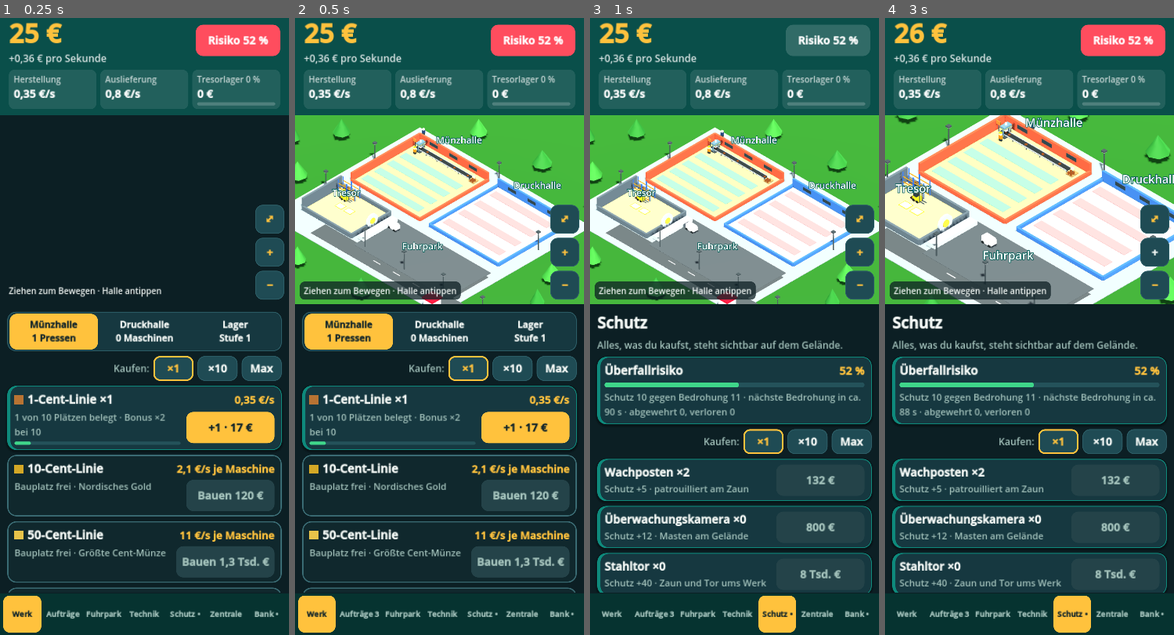
Above: before the commit, frames 1-4 (left to right).
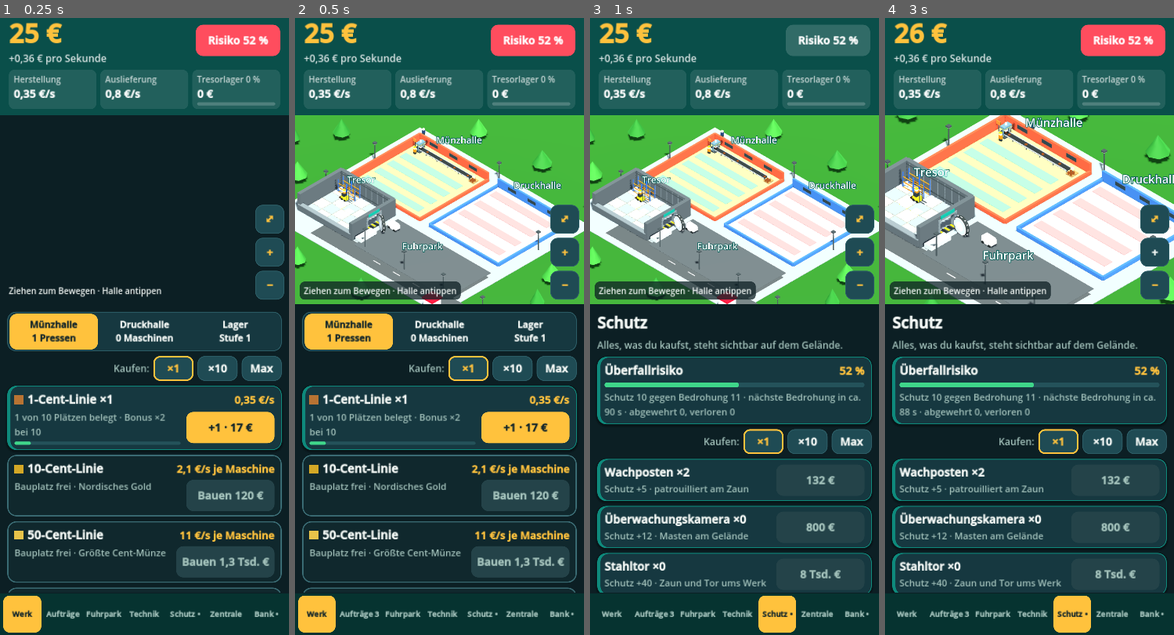
Above: after the commit, the same moments.

Repository: robertpahl1987-creator/bundesbank-idle
Game: Godot game, scene res://main.tscn
Two runs of this game, one before a commit and one after it. Both use one fixed random seed, a clock stepped at 60 frames per second and the inputs below.
Inputs:
- Up to frame 1 (0.25 s): no input
- Up to frame 2 (0.5 s): no input
- Up to frame 3 (1 s): click "Risiko 52 %" at 0.5 s
- Up to frame 4 (3 s): click "⤢" at 1.25 s; click "⤢" at 2 s; click "+" at 2.75 s

Frame 1 is identical in both runs. In frame 2, 2.1% of the frame differs, in the area x 0-36%, y 24-37%; in frame 3, 2.1%; in frame 4, 2.7%, in the area x 0-32%, y 22-38%.

Commit message:
Realistischer Tresor: Stahlbetonwände, runde Tresortür mit Riegeln und Handrad
Co-Authored-By: Claude Opus 5.5 <noreply@anthropic.com>
Claude-Session: https://claude.ai/code/session_017FzJGnvAkc8ZWZi8Mp49PX

Diff:
--- a/godot/world.gd
+++ b/godot/world.gd
@@ -225,13 +225,9 @@
 	B(14, 0.5, 0.3, "#3d6fb0", 8, 0.35, 1)
 	# Tresor
 	B(10, 0.14, 8, "#c9b27a", -10, 0.12, 7)
-	var door := C(1.1, 1.1, 0.3, "#a8b1b4", -4.8, 1.3, 7)
-	door.rotation.z = PI / 2
-	var dc := C(0.5, 0.5, 0.35, "#ffc23d", -4.75, 1.3, 7)
-	dc.rotation.z = PI / 2
 	# Hof, Rampe, Straße
 	B(19, 0.08, 9, "#4d5559", 6, 0.12, 7.5)
-	B(1.2, 0.6, 7, "#a9b0b0", -3.6, 0.4, 7)
+	B(1.2, 0.6, 3.2, "#a9b0b0", -3.6, 0.4, 9.4)
 	B(80, 0.06, 3, "#4a5154", 30, 0.1, 12.8)
 	for i in range(14):
 		B(1.4, 0.07, 0.15, "#ffffff", 2 + i * 4, 0.12, 12.8)
@@ -264,7 +260,7 @@
 		w2.material_override = win_mat
 	label3d("Münzhalle", -8, 3.4, -14)
 	label3d("Druckhalle", 8, 3.4, -14)
-	label3d("Tresor", -10, 3.6, 7)
+	label3d("Tresor", -10, 4.4, 4.0)
 	label3d("Fuhrpark", 6, 2.4, 7.5)
 	for i in range(3):
 		var r := person("#222831", self)
@@ -418,13 +414,10 @@
 		anim.work.append({p = wg, x = 0.0, ph = randf() * 6.0})
 	# Tresorlager wächst mit der Stufe
 	var lvl: int = min(int(S["lv"]), 6)
-	var wh := 0.7 + lvl * 0.12
-	B(10, wh, 0.3, "#55626a", -10, wh / 2 + 0.1, 3, dyn)
-	B(0.3, 2 + lvl * 0.25, 8, "#55626a", -15, 1.1 + lvl * 0.12, 7, dyn)
-	B(0.3, wh, 8, "#55626a", -5, wh / 2 + 0.1, 7, dyn)
-	B(10, wh, 0.3, "#55626a", -10, wh / 2 + 0.1, 11, dyn)
+	var wh := 1.0
+	build_vault(lvl)
 	for k in range(lvl):
-		B(0.25, 0.25, 0.25, "#ffc23d", -14 + k * 0.45, wh + 0.25, 11, dyn)
+		B(0.25, 0.25, 0.25, "#ffc23d", -14 + k * 0.45, 1.25, 11.3, dyn)
 	build_racks(lvl)
 	if main.has_flag("t", "t12"):
 		B(6, 2.6, 5, "#d9e2e8", 21, 1.3, -6, dyn)
@@ -448,12 +441,89 @@
 		skip[c] = true
 	if anim.gate:
 		skip[anim.gate] = true
+	if anim.has("vdoor"):
+		merge_deep(anim.vwheel)
 	merge_children(dyn, skip)
 	for g in anim.guards:
 		merge_deep(g.p)
 	for tr in anim.trucks:
 		merge_deep(tr.t)
 	last_pile = -1
+
+# ---------------------------------------------------------------- Tresorgebäude mit Tresortür
+func build_vault(lvl: int) -> void:
+	var conc := "#4f585d"
+	var steel := "#6d777c"
+	var H := 2.9
+	var T := 0.6
+	# Boden aus Stahlplatten
+	for xi in range(5):
+		for zi in range(4):
+			B(1.94, 0.03, 1.94, "#9aa3a8" if (xi + zi) % 2 == 0 else "#8a9398", -14 + xi * 2.0, 0.2, 4 + zi * 2.0, dyn)
+	# Hintere und linke Wand: hoch, Stahlbeton mit Stahlverkleidung
+	B(10.6, H, T, conc, -10, H / 2 + 0.1, 2.75, dyn)
+	B(T, H, 8.9, conc, -15.3, H / 2 + 0.1, 7.0, dyn)
+	B(10.0, 0.12, 0.08, "#3a4448", -10, H - 0.3, 3.08, dyn)
+	B(10.0, 0.12, 0.08, "#3a4448", -10, 0.7, 3.08, dyn)
+	for k in range(9):
+		B(0.08, H - 0.4, 0.06, steel, -14.5 + k * 1.15, H / 2 + 0.1, 3.08, dyn)
+	# Rechte Wand mit Türöffnung (Tür zeigt zum Hof)
+	B(T, H, 2.9, conc, -4.7, H / 2 + 0.1, 4.0, dyn)
+	B(T, H, 2.9, conc, -4.7, H / 2 + 0.1, 10.0, dyn)
+	B(T, 0.6, 3.2, conc, -4.7, H - 0.2, 7.0, dyn)
+	# Türrahmen aus Stahl mit Warnstreifen
+	B(0.7, 0.2, 2.9, "#3a4448", -4.7, 0.22, 7.0, dyn)
+	for k in range(6):
+		B(0.72, 0.08, 0.25, "#ffc21a" if k % 2 == 0 else "#1b2224", -4.7, 0.34, 5.85 + k * 0.46, dyn)
+	B(0.75, 2.3, 0.25, steel, -4.7, 1.25, 5.62, dyn)
+	B(0.75, 2.3, 0.25, steel, -4.7, 1.25, 8.38, dyn)
+	B(0.75, 0.25, 3.0, steel, -4.7, 2.42, 7.0, dyn)
+	# Vordere Wand niedrig (Einblick), mit dickem Stahlabschluss
+	B(10.6, 1.0, T, conc, -10, 0.6, 11.25, dyn)
+	B(10.6, 0.1, T + 0.1, steel, -10, 1.15, 11.25, dyn)
+	# Schild
+	B(2.2, 0.5, 0.06, "#0e8a7c", -4.36, 2.75, 7.0, dyn).rotation.y = PI / 2
+	# Runde Tresortür an Scharnier (öffnet nach außen)
+	var hinge := Node3D.new()
+	hinge.position = Vector3(-4.25, 1.22, 5.85)
+	dyn.add_child(hinge)
+	var door := Node3D.new()
+	door.position = Vector3(0.0, 0.0, 1.15)
+	hinge.add_child(door)
+	var rim := C(1.2, 1.2, 0.46, "#2b3436", 0, 0, 0, door, 28)
+	rim.rotation.z = PI / 2
+	var body := C(1.12, 1.12, 0.5, "#c3cbcf", 0, 0, 0, door, 28)
+	body.rotation.z = PI / 2
+	var face := C(1.0, 1.0, 0.52, "#aeb7bc", 0, 0, 0, door, 28)
+	face.rotation.z = PI / 2
+	var plate := C(0.62, 0.62, 0.56, "#d9e0e3", 0, 0, 0, door, 24)
+	plate.rotation.z = PI / 2
+	# Riegelbolzen rundum
+	for k in range(12):
+		var a := k * PI / 6
+		var bolt := C(0.07, 0.07, 0.34, "#e6ebee", 0, sin(a) * 1.0, cos(a) * 1.0, door, 8)
+		bolt.rotation.x = PI / 2
+		bolt.rotation.z = -a
+		bolt.position = Vector3(0.0, sin(a) * 1.16, cos(a) * 1.16)
+		bolt.rotation = Vector3(a, 0, 0)
+	# Handrad mit drei Speichen
+	var wheel := Node3D.new()
+	wheel.position = Vector3(0.34, 0, 0)
+	door.add_child(wheel)
+	var hub := C(0.13, 0.13, 0.12, "#ffc23d", 0, 0, 0, wheel, 12)
+	hub.rotation.z = PI / 2
+	for k in range(3):
+		var sp := B(0.06, 0.9, 0.07, "#ffc23d", 0, 0, 0, wheel)
+		sp.rotation.x = k * PI / 3
+	for k in range(12):
+		var a2 := k * PI / 6
+		B(0.07, 0.1, 0.24, "#ffc23d", 0.0, sin(a2) * 0.45, cos(a2) * 0.45, wheel).rotation.x = -a2
+	# Scharnier
+	C(0.16, 0.16, 1.6, "#5a6670", 0, 0, 0, hinge, 10)
+	B(0.5, 0.18, 0.3, "#5a6670", 0.0, 0.5, 0.25, hinge)
+	B(0.5, 0.18, 0.3, "#5a6670", 0.0, -0.5, 0.25, hinge)
+	anim["vdoor"] = hinge
+	anim["vwheel"] = wheel
 
 # ---------------------------------------------------------------- Tresorlager mit Regalen
 const RACK_Y := [0.2, 0.92, 1.64]
@@ -655,12 +725,11 @@
 		anim.cams.append(B(0.6, 0.3, 0.3, "#e8ecee", x, 3.05, z, dyn))
 	beacon.visible = cnt("g", "g4") > 0
 	if cnt("g", "g5") > 0:
-		var d2 := C(1.45, 1.45, 0.22, "#ffc23d", -4.62, 1.3, 7, dyn, 24)
-		d2.rotation.z = PI / 2
-		for k in range(8):
-			var a := k * PI / 4
-			var bolt := C(0.09, 0.09, 0.3, "#3a4448", -4.55, 1.3 + sin(a) * 1.25, 7 + cos(a) * 1.25, dyn, 6)
-			bolt.rotation.z = PI / 2
+		for k in range(4):
+			var las := B(0.03, 0.03, 2.0, "#ff2030", -5.9, 0.45 + k * 0.4, 7, dyn)
+			las.material_override = mat("#ff2030", 1.0, true)
+		B(0.18, 1.9, 0.18, "#2b3436", -5.9, 1.0, 5.95, dyn)
+		B(0.18, 1.9, 0.18, "#2b3436", -5.9, 1.0, 8.05, dyn)
 	for j in range(min(cnt("g", "g6"), 3)):
 		var x2 := 20.0 + j * 2.6
 		B(2, 0.7, 1, "#f4f5f2", x2, 0.5, 10.2, dyn)
@@ -1051,6 +1120,10 @@
 		var u := fposmod(t * 0.04, 1.0)
 		anim.plane.position = Vector3(-40 + u * 90, 12, -30 + u * 50)
 		anim.plane.rotation.y = -atan2(50, 90)
+	if anim.has("vdoor") and is_instance_valid(anim.vdoor):
+		var target := 0.0 if main.S["warn"] > 0.0 else 1.45
+		anim.vdoor.rotation.y = lerp(anim.vdoor.rotation.y, target, min(1.0, 0.04 * 60.0 * get_process_delta_time()))
+		anim.vwheel.rotation.x = t * (2.5 if main.S["warn"] > 0.0 else 0.25)
 	if anim.has("fork") and is_instance_valid(anim.fork):
 		var fu := fposmod(t * 0.08, 2.0)
 		var fx: float = -12.5 + (fu if fu < 1.0 else 2.0 - fu) * 5.0
